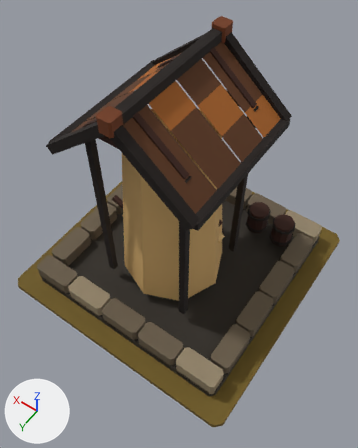
Renders of the glTF model art/mill_t2/mill_t2.glb from each side of a commit.
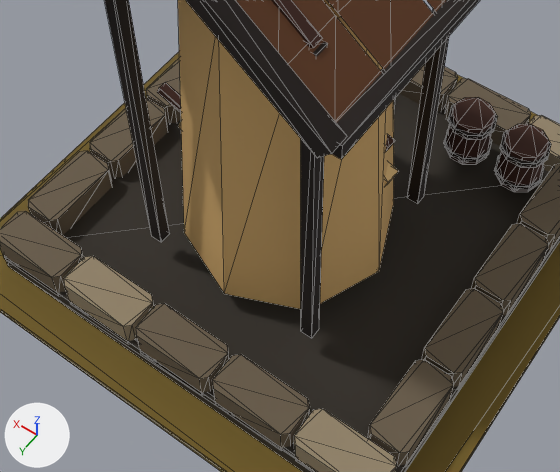
Each version appears first whole from a camera (50 mm lens) standing at (-1.58, 2.29, 4.99) and looking at (-0.01, 0.09, 1.53), and next in a close-up on the part from 11% to 84% of the width and 35% to 84% of the height. Lighting does not change. The marker at lower left points along +X, +Y and +Z. The older version's two pictures come first. The close-ups show mesh edges as thin lines.

The first close-up shows 'MMR | mill | T02 Architecture.001', 'MMR | mill | T02 Wind Rotor.001', 'MMR | mill | Tier 02 Ground.001'.
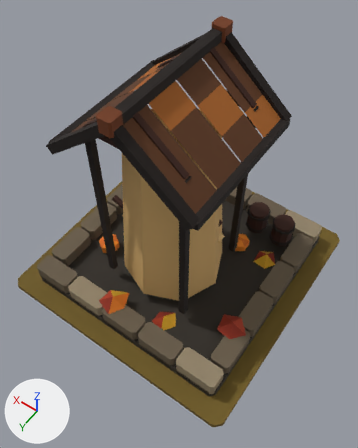
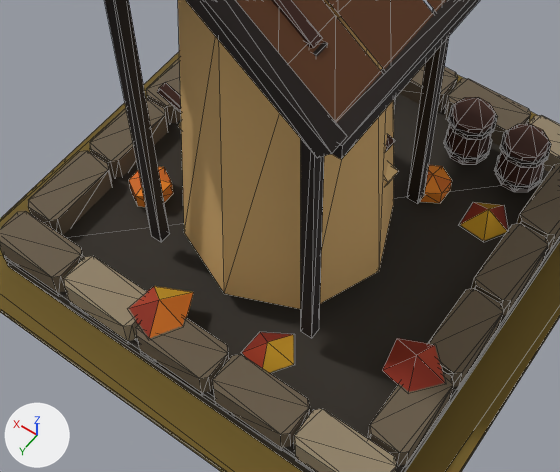
The change in detail:
Mesh me_mmr___mill___t02_autumn_dressing_001 is new.
It has 56 vertices, 61 faces and spans x -0.97..0.79, y -0.53..0.99, z 0.09..0.32.
It uses material mat_mmr___shared_palette_atlas (picture img_mmr_shared_color_palette_64).
Object 'MMR | mill | T02 Autumn Dressing.001' (ob_mmr___mill___t02_autumn_dressing_001) is new; it shows me_mmr___mill___t02_autumn_dressing_001.
Its location is (0.0, 0.0, 0.865).

What differs and where, as boxes (x1, y1, x2, y2) in the close-ups (560 x 472 px):
'MMR | mill | T02 Autumn Dressing.001', added: after (129, 165, 508, 392)
